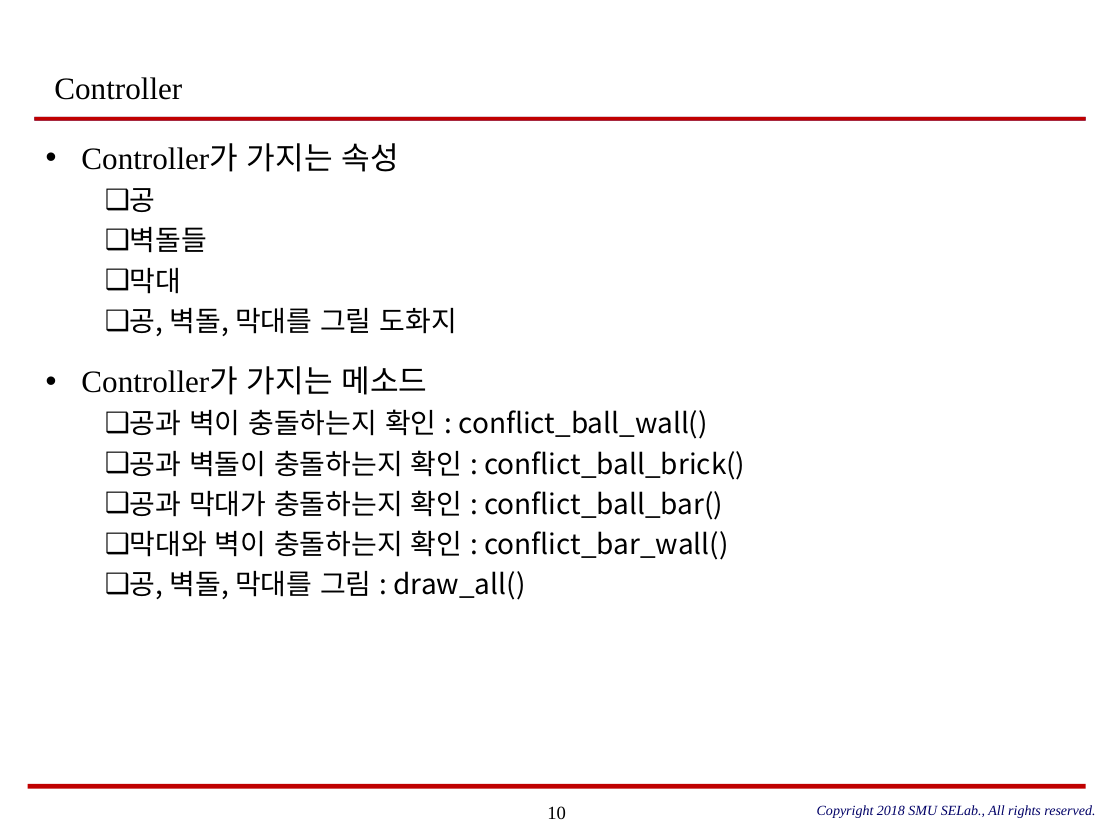
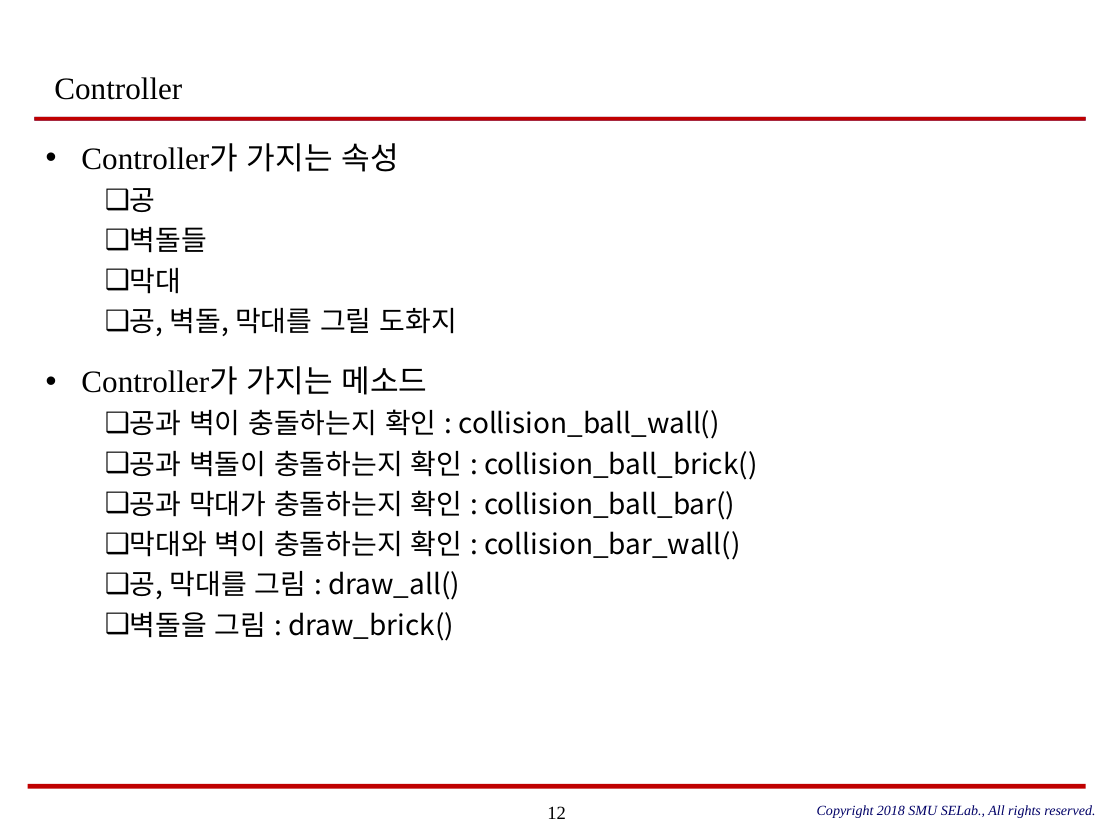
Before and after one commit to SungPilHan/brick_crush, a slide deck: slide 12 of Doc/[OOP] Brick Breaker_최종.pptx (slide 10 before the commit). Drawn at 1120x840 pixels with LibreOffice and Linux fonts; fonts in the diff are those of the drawing. Boxes give left, top, right and bottom in pixels: in the first picture for what was removed or moved away, otherwise in the second. Text is boxed around its words. In the diff, an @@ line names an element or a change of style, - is before the commit and + after.

```diff
--- a/Doc/[OOP] Brick Breaker_최종.pptx
+++ b/Doc/[OOP] Brick Breaker_최종.pptx
@@ text at bbox=[130, 409, 757, 641]: text changed @@
-  ❑ 공과 벽이 충돌하는지 확인 : conflict_ball_wall()
-  ❑ 공과 벽돌이 충돌하는지 확인 : conflict_ball_brick()
-  ❑ 공과 막대가 충돌하는지 확인 : conflict_ball_bar()
-  ❑ 막대와 벽이 충돌하는지 확인 : conflict_bar_wall()
-  ❑ 공, 벽돌, 막대를 그림 : draw_all()
+  ❑ 공과 벽이 충돌하는지 확인 : collision_ball_wall()
+  ❑ 공과 벽돌이 충돌하는지 확인 : collision_ball_brick()
+  ❑ 공과 막대가 충돌하는지 확인 : collision_ball_bar()
+  ❑ 막대와 벽이 충돌하는지 확인 : collision_bar_wall()
+  ❑ 공, 막대를 그림 : draw_all()
+  ❑ 벽돌을 그림 : draw_brick()
@@ page number at bbox=[547, 806, 566, 819]: text changed @@
-10
+12
```
Also in this commit, not shown: 9 other slides changed, 6 slides added, 2 slides removed.
